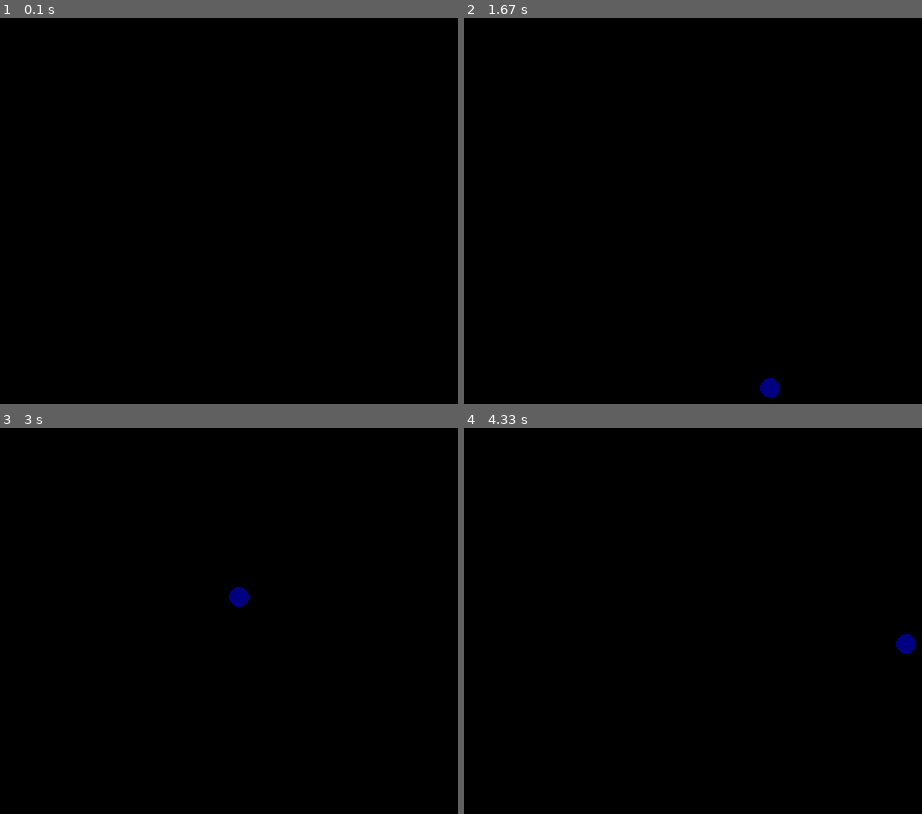
Above: before the commit, frames 1-4 (two rows, left to right).
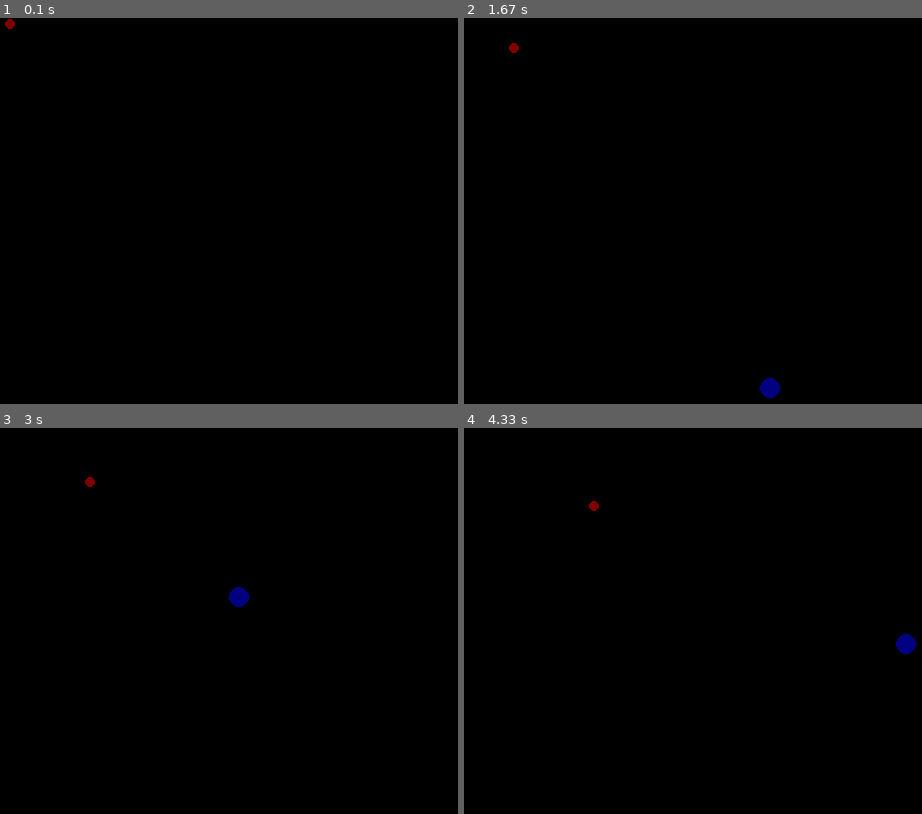
Above: after the commit, the same moments.

Repository: tjacek/planning
Game: pygame game, started from localization/kalman.py
Same seed, same stepped clock (60 frames per second), same inputs: the game is played once before the commit and once after it.
Inputs (mouse positions are in pixels of both pictures, inside the frame that each line leads up to):
- Up to frame 1 (0.1 s): no input
- Up to frame 2 (1.67 s): click (720, 272) at 0.38 s; click (770, 388) at 0.82 s; press the mouse at (770, 388) at 1.13 s; move the mouse to (683, 280) at 1.23 s; release the mouse at (596, 172) at 1.37 s
- Up to frame 3 (3 s): press the mouse at (306, 798) at 1.87 s; move the mouse to (270, 698) at 1.97 s; release the mouse at (238, 597) at 2.1 s; press the mouse at (306, 798) at 2.73 s; move the mouse to (329, 721) at 2.83 s; release the mouse at (357, 644) at 2.97 s
- Up to frame 4 (4.33 s): press the mouse at (770, 798) at 3.7 s; move the mouse to (839, 721) at 3.8 s; release the mouse at (908, 644) at 3.93 s

The runs differ from the first frame. In frame 1, less than 0.1% of the frame differs, in the area x 1-4%, y 0-3%; in frame 2, less than 0.1%; in frame 3, less than 0.1%; in frame 4, less than 0.1%.

Commit message:
estm_state

Diff:
--- a/localization/kalman.py
+++ b/localization/kalman.py
@@ -77,9 +77,10 @@
         return np.random.multivariate_normal(self.mean,self.cov)
 
 class View(object):
-    def __init__(self,envir,scale=512):
+    def __init__(self,envir,alg=None):
         self.envir=envir
         self.obs_state=None
+        self.alg=alg
 
     def on_click(self,point):
         self.envir.set_state(point)
@@ -97,6 +98,17 @@
             pg.draw.circle(window,(0,0,128),state,10)
         if(not (self.obs_state is None)):
             pg.draw.circle(window,(0,128,0),self.obs_state,5)
+        if(not (self.alg is None)):
+            estm_state=self.alg(self.envir,self.obs_state)
+            pg.draw.circle(window,(128,0,0),estm_state,5)
+
+class KalmanFilter(object):
+    def __init__(self,n=2):
+        self.estm_state=np.random.rand(n)
+
+    def __call__(self,envir,obs_state):
+        self.estm_state= np.dot(envir.A,self.estm_state) + envir.b
+        return self.estm_state
 
 def loop(view):
     bounds=view.envir.bounds
@@ -130,5 +142,5 @@
                 [np.sin(theta),np.cos(theta)]])
     return A
 
-view=View(get_envir())
+view=View(get_envir(),alg=KalmanFilter())
 loop(view)
